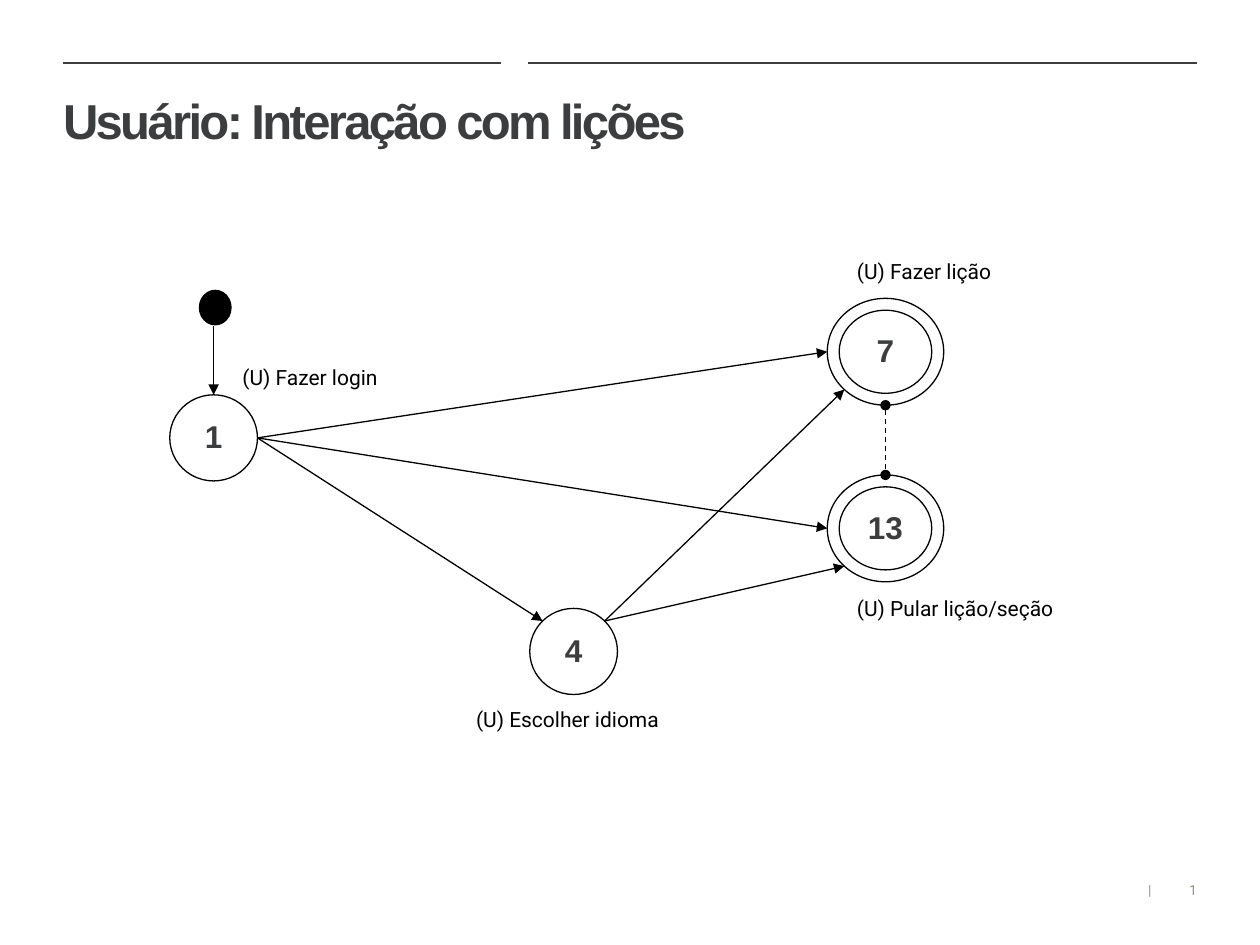
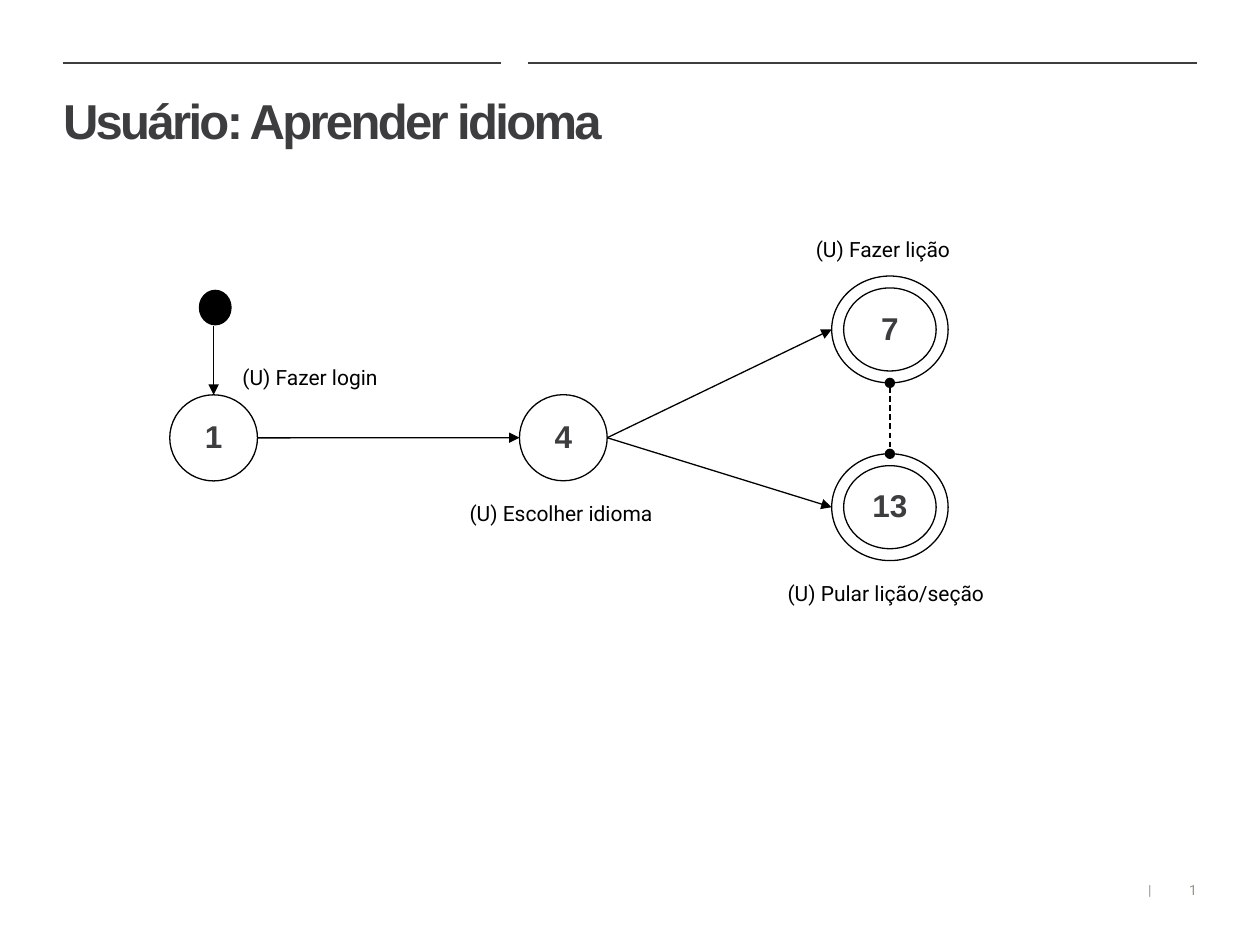
Before and after one commit to ddanieldma/MIR-Duolingo, a slide deck: slide 1 of Objetivos organizacionais Usuário.pptx. Drawn at 1260x945 pixels with LibreOffice and Linux fonts; fonts in the diff are those of the drawing; background and template pictures are left out. Boxes give left, top, right and bottom in pixels: in the first picture for what was removed or moved away, otherwise in the second. Text is boxed around its words. In the diff, an @@ line names an element or a change of style, - is before the commit and + after.

Commit message:
Ajustes nos objetivos informacionais do usuário

```diff
--- a/Objetivos organizacionais Usuário.pptx
+++ b/Objetivos organizacionais Usuário.pptx
@@ title at (x1=63, y1=103, x2=602, y2=149): text changed @@
-Usuário: Interação com lições
+Usuário: Aprender idioma
@@ text "(U) Fazer lição" moved from (x1=857, y1=262, x2=991, y2=284) to (x1=816, y1=240, x2=950, y2=262) @@
@@ donut "7" moved from (x1=828, y1=299, x2=944, y2=406) to (x1=832, y1=276, x2=948, y2=383) @@
@@ arrow moved from (605, 621) - (844, 389) to (607, 437) - (832, 329) @@
@@ arrow removed from (257, 438) to (828, 352) @@
@@ double arrow moved from (886, 406) - (886, 475) to (890, 383) - (890, 454) @@
@@ ellipse "4" moved from (x1=529, y1=609, x2=617, y2=694) to (x1=519, y1=394, x2=607, y2=480) @@
@@ arrow moved from (257, 438) - (543, 621) to (257, 438) - (519, 437) @@
@@ arrow removed from (257, 438) to (828, 528) @@
@@ arrow moved from (605, 621) - (844, 566) to (607, 437) - (832, 508) @@
@@ donut "13" moved from (x1=828, y1=475, x2=944, y2=582) to (x1=832, y1=454, x2=948, y2=561) @@
@@ text "(U) Escolher idioma" moved from (x1=476, y1=710, x2=659, y2=732) to (x1=470, y1=504, x2=653, y2=526) @@
@@ text "(U) Pular lição/seção" moved from (x1=857, y1=599, x2=1053, y2=621) to (x1=788, y1=584, x2=983, y2=606) @@
```
Also in this commit, not shown: 1 other slide changed.
